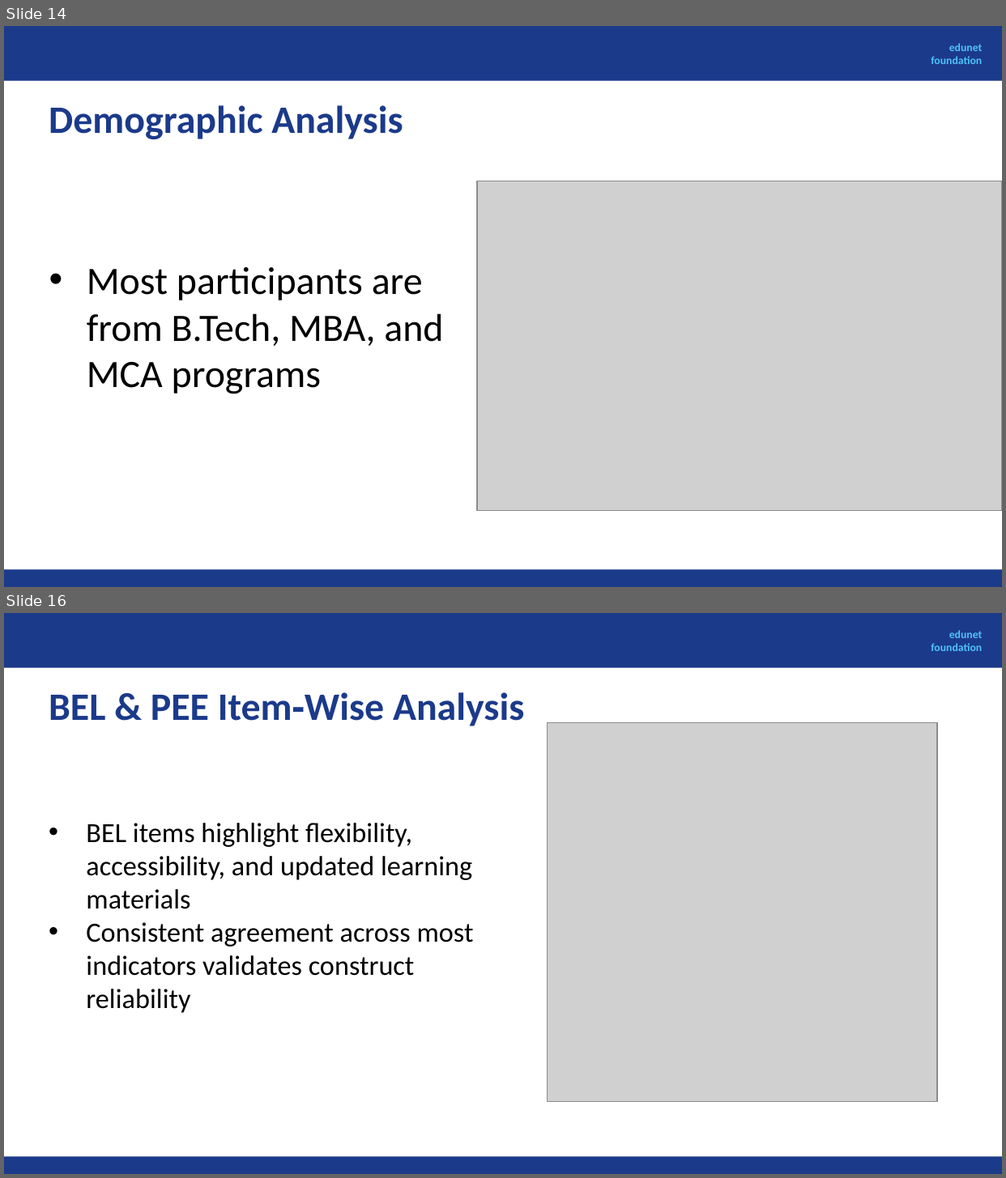
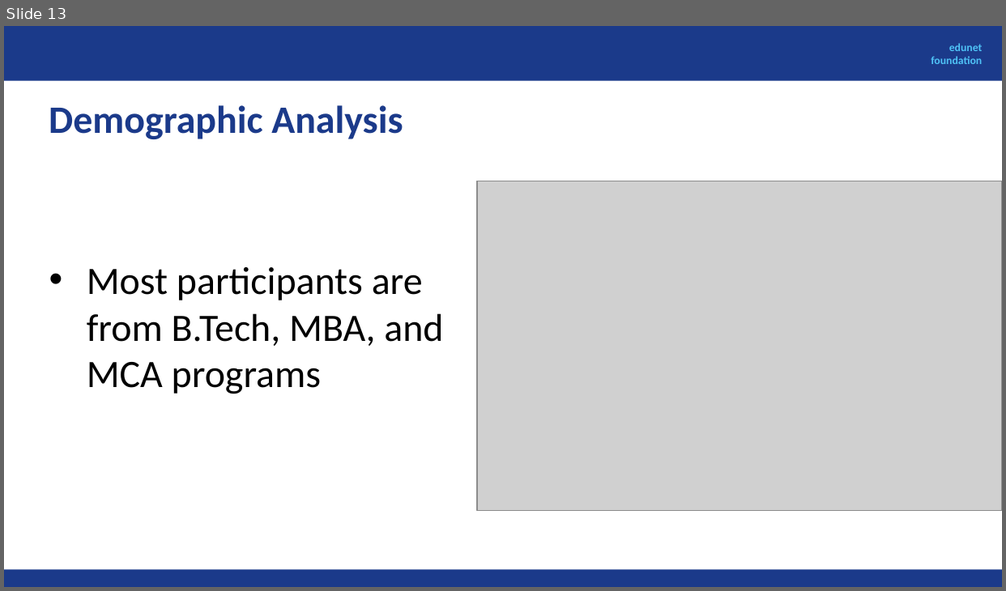
Before and after one commit to preetisingh-crypto/My_Project, a slide deck: AI Fellowship Project on E learning.pptx. Shown one above the other, each under a label of ours: slides 14 and 16 before the commit, slide 13 after it; the slides between them are not shown. The pictures are 1006x1178 and 1006x591 pixels, drawn with LibreOffice and Linux fonts; fonts in the diff are those of the drawing; grey boxes stand for pictures. Boxes give left, top, right and bottom in pixels: in the first picture for what was removed or moved away, otherwise in the second. Text is boxed around its words. In the diff, an @@ line names an element or a change of style, - is before the commit and + after.

```diff
--- a/AI Fellowship Project on E learning.pptx
+++ b/AI Fellowship Project on E learning.pptx
@@ slide 16 removed at [4,613,1002,1174], background #FFFFFF @@
@@ rectangle removed at [4,613,1002,668] @@
@@ text removed at [931,630,982,651] @@
-edunet
-foundation
@@ text removed at [49,692,524,726] @@
-BEL & PEE Item‑Wise Analysis
@@ picture removed at [547,723,937,1102] @@
@@ text removed at [86,823,474,1013] @@
-• BEL items highlight flexibility, accessibility, and updated learning materials
-• Consistent agreement across most indicators validates construct reliability
@@ rectangle removed at [4,1157,1002,1174] @@
@@ what was slide 14 is now slide 13 @@
```
Also in this commit, not shown: 5 slides changed, 2 slides added, 1 other slide removed.
